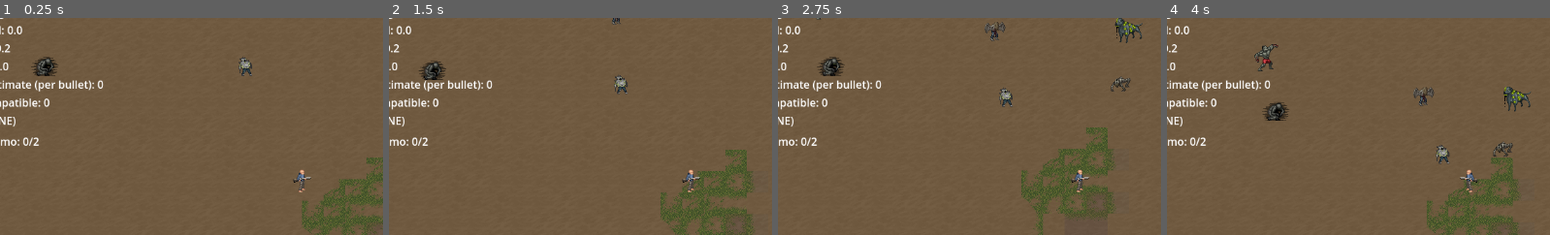
Above: before the commit, frames 1-4 (left to right).
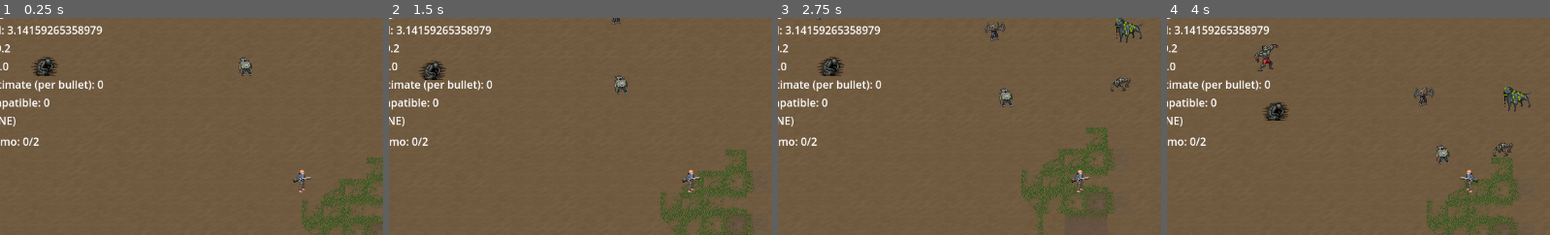
Above: after the commit, the same moments.

Repository: tegaki-tegaki/z_game
Game: Godot game, scene res://world/main.tscn
The game is run twice, just before and just after one commit, with the same random seed, the same clock (stepped at 60 frames per second) and the same inputs.
Inputs (mouse positions are % of the whole screen's width and height, from its top left):
- Up to frame 1 (0.25 s): no input
- Up to frame 2 (1.5 s): tap Enter at 0.5 s; move the mouse to (72, 45) at 0.52 s; hold D (move_right) 0.53-1.28 s; hold Right mouse button (aim_weapon) 0.53-1.28 s; move the mouse to (29, 55) at 1.27 s; hold S (move_down) from 1.28 s (still down); click (29, 55) at 1.35 s
- Up to frame 3 (2.75 s): move the mouse to (60, 28) at 2.02 s; release S (move_down) at 2.03 s; hold D (move_right) from 2.03 s (still down); hold Right mouse button (aim_weapon) from 2.03 s (still down)
- Up to frame 4 (4 s): move the mouse to (44, 70) at 2.77 s; release D (move_right) at 2.78 s; release Right mouse button (aim_weapon) at 2.78 s; hold W (move_up) 2.78-3.53 s; click (44, 70) at 2.85 s; move the mouse to (80, 65) at 3.52 s; hold A (move_left) from 3.53 s (still down); hold Right mouse button (aim_weapon) from 3.53 s (still down)
The pictures show only the part of the screen within x 10-60%, y 10-60%; the shares and areas given below are measured in that part.

The runs differ from the first frame. In frame 1, 0.6% of the frame differs, in the area x 2-27%, y 3-8%; in frame 2, 0.6%; in frame 3, 0.6%; in frame 4, 0.6%.

Commit message:
working spread & firing

Diff:
--- a/world/characters/player.gd
+++ b/world/characters/player.gd
@@ -40,7 +40,7 @@
 
 
 var is_aiming = false
-var aim_spread: float
+var aim_spread := PI
 var aim_direction: Vector2
 
 
@@ -59,7 +59,7 @@
 
         if is_aiming:
             is_aiming = false
-            aim_spread = PI * 2
+        aim_spread = PI
         act(delta, PlayerState.ActionType.MOVE)
 
         return true
@@ -114,9 +114,10 @@
     var raycast = RayCast2D.new()
     var aim_target = %aim_marker.get_node("raycast").target_position as Vector2
     var random_spread = randf_range(-aim_spread/2, aim_spread/2)
+    print("bullet with spread: " + str(random_spread))
     raycast.position = %body.position + %aim_marker.position
     raycast.target_position = (aim_target.normalized()).rotated(random_spread)
-    raycast.target_position *= 800 # bullet / gun range?
+    raycast.target_position *= 800 # use bullet / gun range?
     get_tree().root.get_node("main/%bullets").add_child(raycast)
 
 
